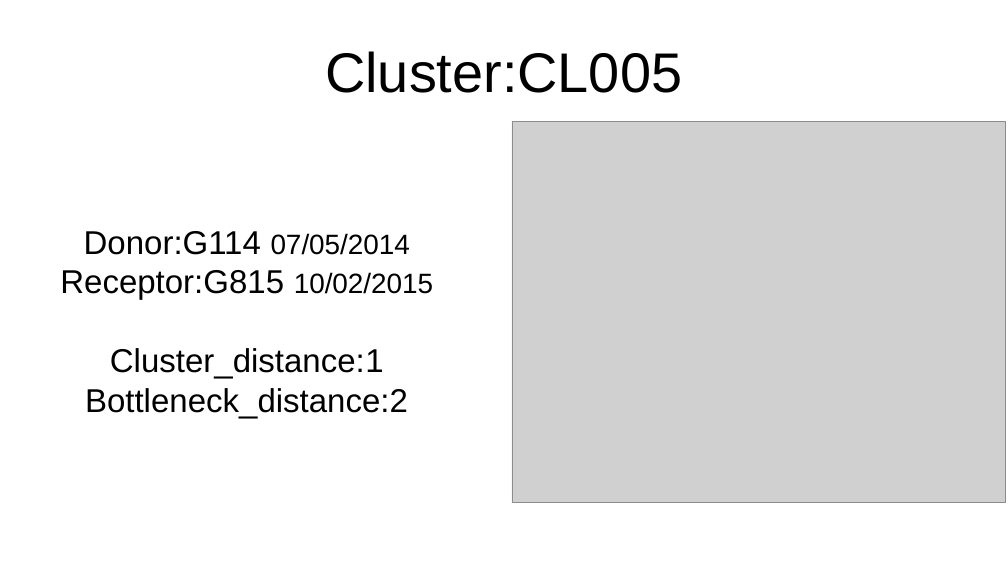
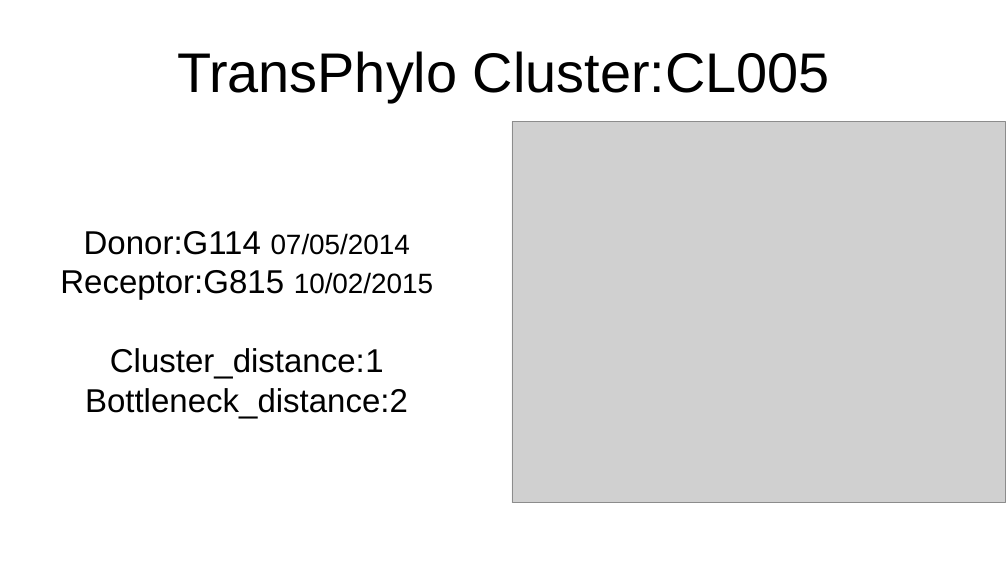
Before and after one commit to TBmex/agit_Bottleneck, a slide deck: slide 37 of Resumen.odp. Drawn at 1008x567 pixels with LibreOffice and Linux fonts; fonts in the diff are those of the drawing; grey boxes stand for pictures. Boxes give left, top, right and bottom in pixels: in the first picture for what was removed or moved away, otherwise in the second. Text is boxed around its words. In the diff, an @@ line names an element or a change of style, - is before the commit and + after.

```diff
--- a/Resumen.odp
+++ b/Resumen.odp
@@ title at <box>177,51,830,102</box>: text changed @@
-Cluster:CL005
+TransPhylo Cluster:CL005
```
Also in this commit, not shown: 15 other slides changed, 1 other file.
